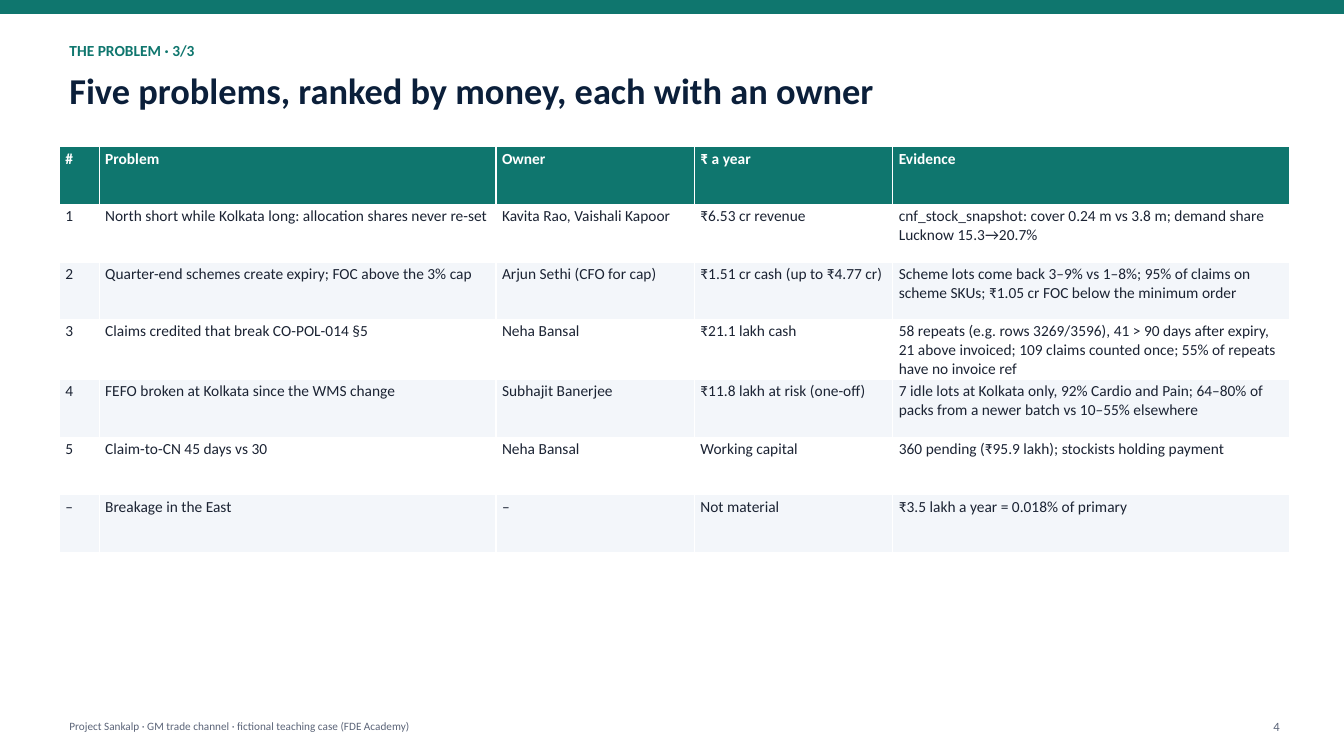
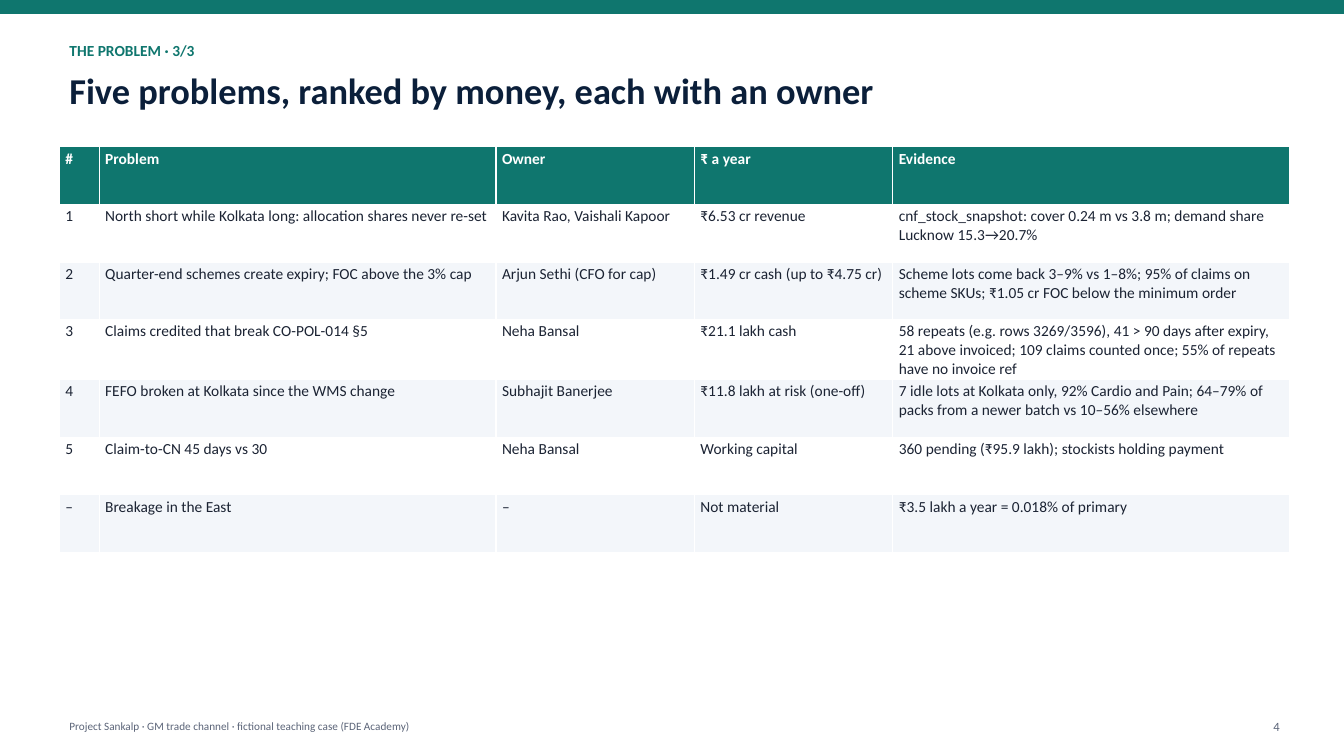
Before and after one commit to dineshtailor/sankalp-pilot, a slide deck: slide 4 of docs/deliverables/04_SteerCo_Deck.pptx. Drawn at 1344x756 pixels with LibreOffice and Linux fonts; fonts in the diff are those of the drawing. Boxes give left, top, right and bottom in pixels: in the first picture for what was removed or moved away, otherwise in the second. Text is boxed around its words. In the diff, an @@ line names an element or a change of style, - is before the commit and + after.

```diff
--- a/docs/deliverables/04_SteerCo_Deck.pptx
+++ b/docs/deliverables/04_SteerCo_Deck.pptx
@@ table at bbox=[59, 147, 1291, 551] @@
-row 3, column 4: ₹1.51 cr cash (up to ₹4.77 cr)
+row 3, column 4: ₹1.49 cr cash (up to ₹4.75 cr)
-row 5, column 5: 7 idle lots at Kolkata only, 92% Cardio and Pain; 64–80% of packs from a newer batch vs 10–55% elsewhere
+row 5, column 5: 7 idle lots at Kolkata only, 92% Cardio and Pain; 64–79% of packs from a newer batch vs 10–56% elsewhere
```
Also in this commit, not shown: 7 other slides changed, 15 other files.
